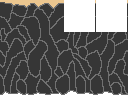
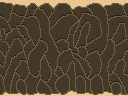
Layer changes from the first w=128, h=96 image to the second:
painted on "Layer 21" over (x1=0, y1=0, x2=128, y2=96)
